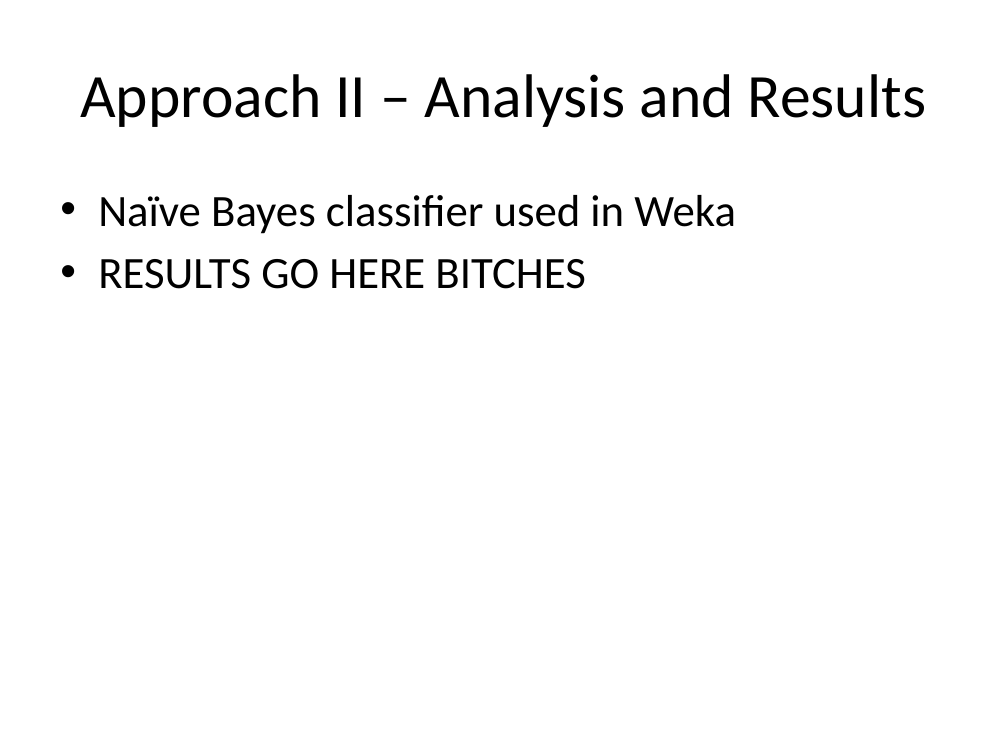
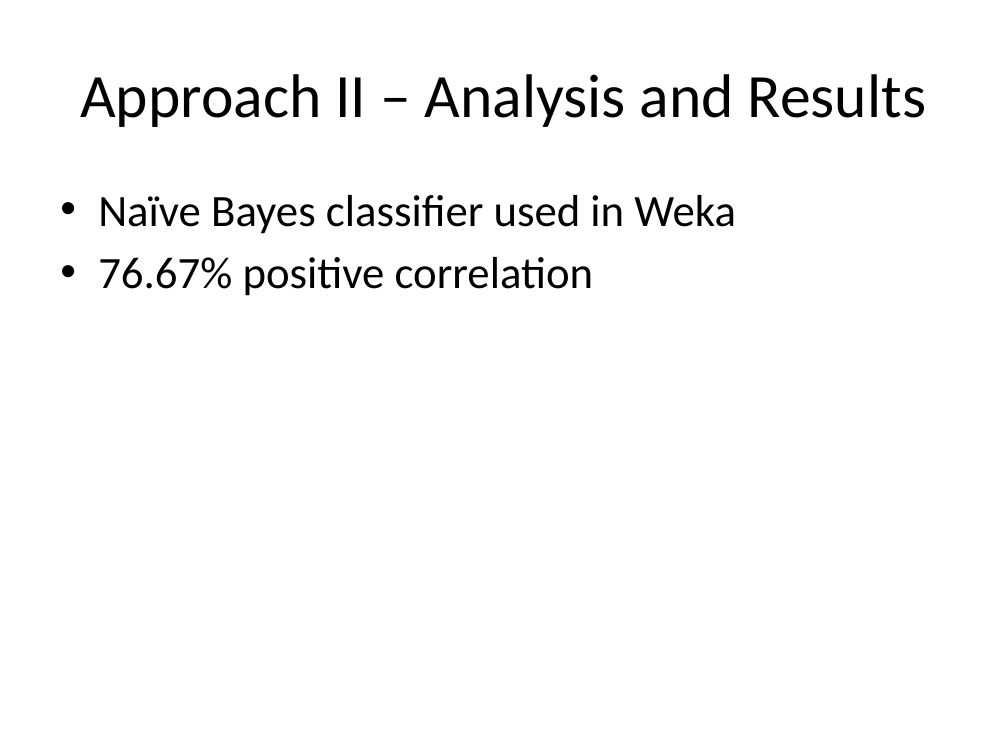
Before and after one commit to sdiemert/SENG_474_Project, a slide deck: slide 13 of presentation/presentation.pptx. Drawn at 1008x756 pixels with LibreOffice and Linux fonts; fonts in the diff are those of the drawing. Boxes give left, top, right and bottom in pixels: in the first picture for what was removed or moved away, otherwise in the second. Text is boxed around its words. In the diff, an @@ line names an element or a change of style, - is before the commit and + after.

Commit message:
Added results

```diff
--- a/presentation/presentation.pptx
+++ b/presentation/presentation.pptx
@@ text at bbox=[98, 257, 594, 296]: text changed @@
-• RESULTS GO HERE BITCHES
+• 76.67% positive correlation
```
Also in this commit, not shown: 1 other slide changed.
